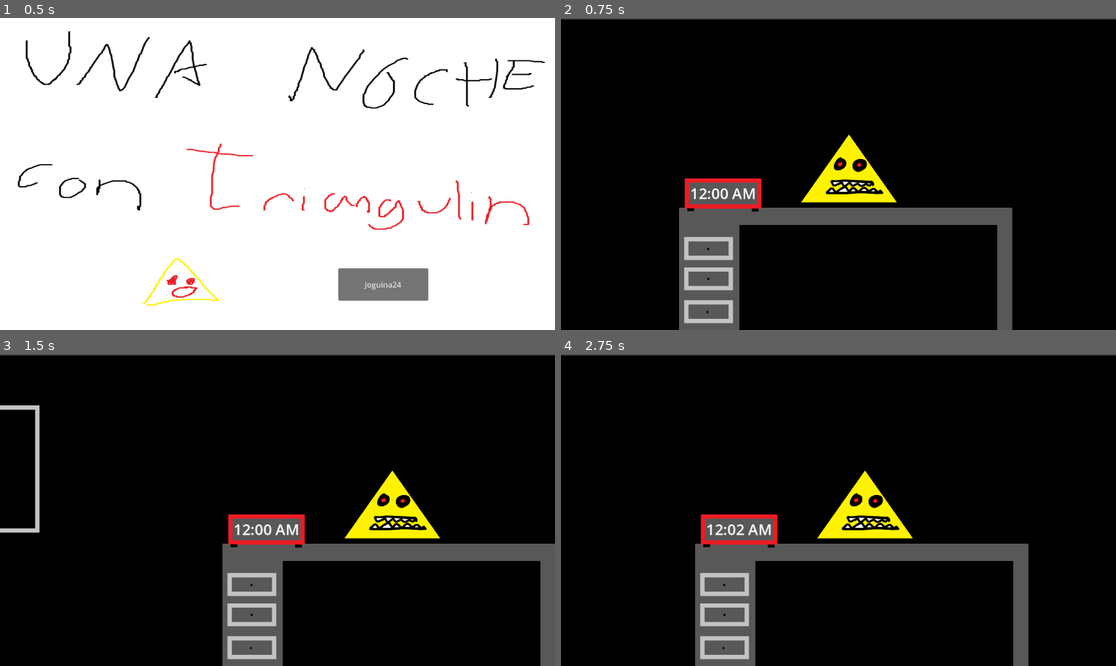
Above: before the commit, frames 1-4 (two rows, left to right).
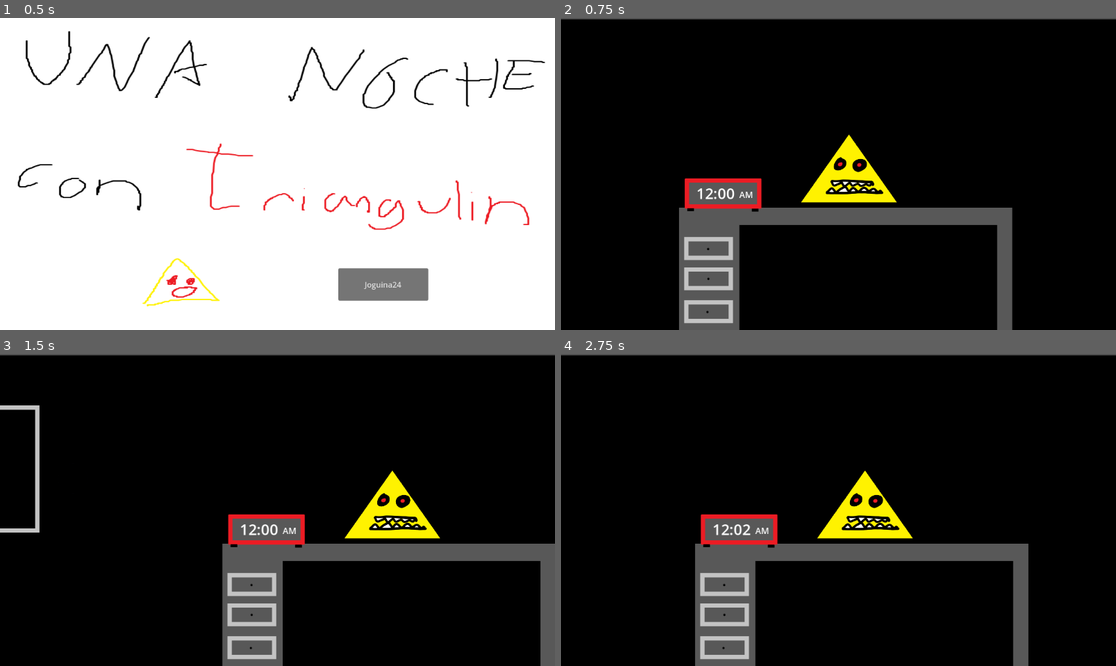
Above: after the commit, the same moments.

Repository: Mageh533/TriangulinProject
Game: Godot game, scene res://Scenes/MainMenu.tscn
Two runs of this game, one before a commit and one after it. Both use one fixed random seed, a clock stepped at 60 frames per second and the inputs below.
Inputs (mouse positions are in pixels of both pictures, inside the frame that each line leads up to):
- Up to frame 1 (0.5 s): no input
- Up to frame 2 (0.75 s): click "Joguina24" at 0.5 s
- Up to frame 3 (1.5 s): tap Enter at 1.25 s; move the mouse to (27, 510) at 1.27 s
- Up to frame 4 (2.75 s): move the mouse to (1088, 510) at 2.02 s

Frame 1 is identical in both runs. In frame 2, 0.2% of the frame differs, in the area x 23-35%, y 54-59%; in frame 3, 0.3%, in the area x 42-54%, y 54-59%; in frame 4, 0.3%.

Commit message:
Make am text seperate

Diff:
--- a/Scenes/MainScene.tscn
+++ b/Scenes/MainScene.tscn
@@ -10,6 +10,9 @@
 
 [sub_resource type="LabelSettings" id="LabelSettings_1bbin"]
 font_size = 31
+
+[sub_resource type="LabelSettings" id="LabelSettings_todmw"]
+font_size = 18
 
 [sub_resource type="RectangleShape2D" id="RectangleShape2D_d7ua2"]
 size = Vector2(117, 647)
@@ -96,12 +99,20 @@
 texture = ExtResource("6_ux8r6")
 
 [node name="Time" type="Label" parent="Static/Despertador"]
-offset_left = -69.0
+offset_left = -56.0
 offset_top = -24.0
-offset_right = 29.0
+offset_right = 42.0
 offset_bottom = 29.0
 text = "00:00"
 label_settings = SubResource("LabelSettings_1bbin")
+
+[node name="AM" type="Label" parent="Static/Despertador"]
+offset_left = 33.0
+offset_top = -12.0
+offset_right = 131.0
+offset_bottom = 41.0
+text = "AM"
+label_settings = SubResource("LabelSettings_todmw")
 
 [node name="Interactable" type="Node2D" parent="."]
 
--- a/Scripts/Game/GameLogic.gd
+++ b/Scripts/Game/GameLogic.gd
@@ -52,7 +52,7 @@
 		timeText = "12:" + str(int(fmod(time, 60))).pad_zeros(2)
 	else:
 		timeText = str(int(time / 60)).pad_zeros(2) + ":" + str(int(fmod(time, 60))).pad_zeros(2)
-	$Static/Despertador/Time.text = timeText + " AM"
+	$Static/Despertador/Time.text = timeText
 
 # Win game
 func winGame():
Not shown: 1 places in Scenes/MainScene.tscn that only renumber resources
